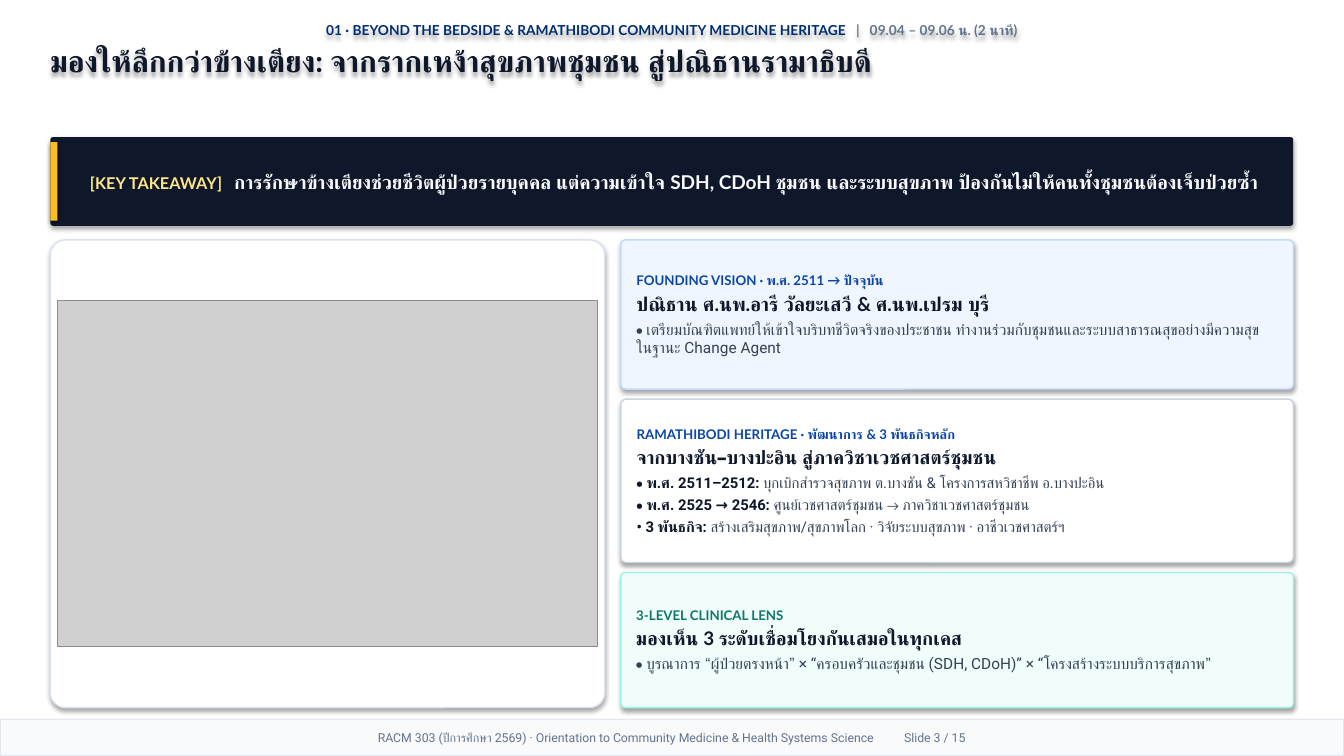
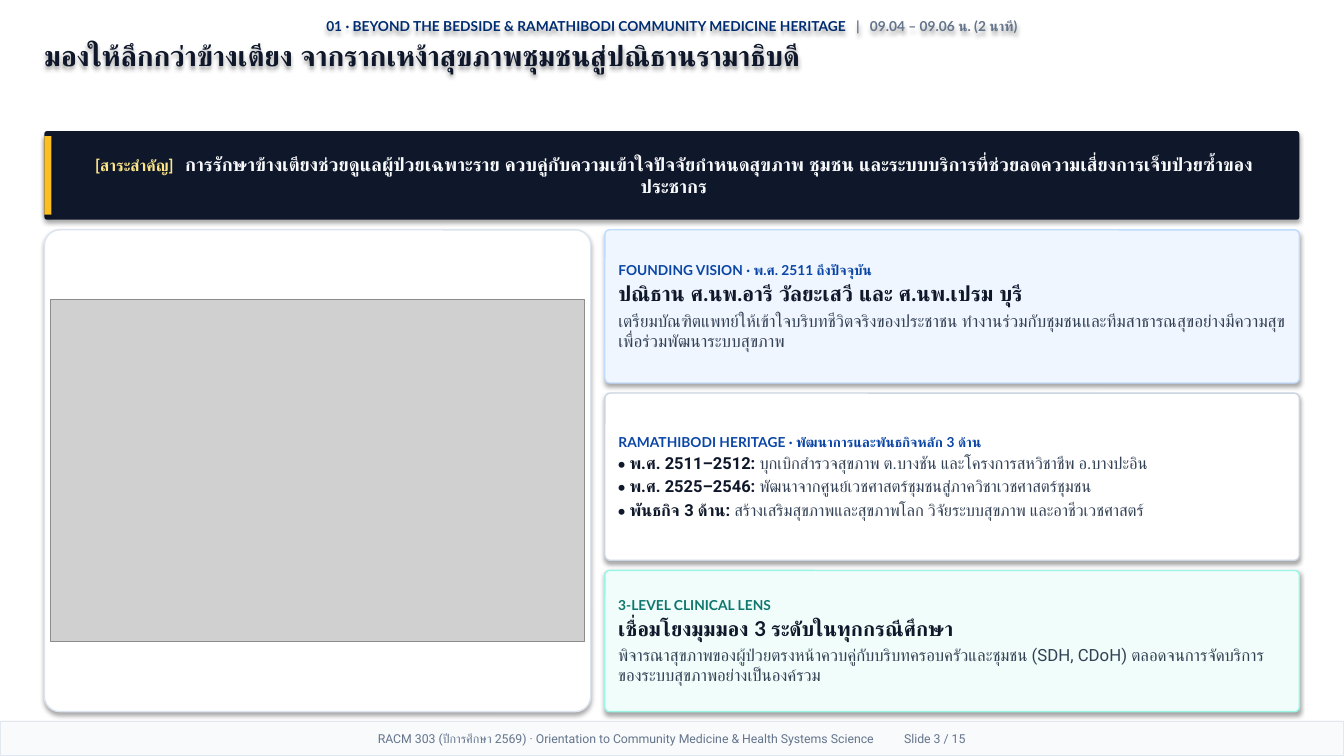
Before and after one commit to smartwoo/racm303-2569, a slide deck: slide 3 of exports/pptx/RACM303_2569_Orientation_Slides.pptx. Drawn at 1344x756 pixels with LibreOffice and Linux fonts; fonts in the diff are those of the drawing; grey boxes stand for pictures. Boxes give left, top, right and bottom in pixels: in the first picture for what was removed or moved away, otherwise in the second. Text is boxed around its words. In the diff, an @@ line names an element or a change of style, - is before the commit and + after.

```diff
--- a/exports/pptx/RACM303_2569_Orientation_Slides.pptx
+++ b/exports/pptx/RACM303_2569_Orientation_Slides.pptx
@@ text at <box>44,44,798,74</box>: text changed; size 21.5 to 20.2 pt @@
-มองให้ลึกกว่าข้างเตียง: จากรากเหง้าสุขภาพชุมชน สู่ปณิธานรามาธิบดี
+มองให้ลึกกว่าข้างเตียง จากรากเหง้าสุขภาพชุมชนสู่ปณิธานรามาธิบดี
@@ rectangle: place and size @@
-rectangle at <box>50,142,57,221</box>
+rectangle at <box>44,136,51,215</box>
@@ rounded rectangle "[สาระสำคัญ] การรักษาข้างเตียงช่วยดูแลผู้ป่วยเฉพาะราย ควบคู่ก ...": place and size @@
-rounded rectangle "[สาระสำคัญ] การรักษาข้างเตียงช่วยดูแลผู้ป่วยเฉพาะราย ควบคู่ก ..." at <box>50,137,1294,226</box>
+rounded rectangle "[สาระสำคัญ] การรักษาข้างเตียงช่วยดูแลผู้ป่วยเฉพาะราย ควบคู่ก ..." at <box>44,131,1300,220</box>
@@ text in rounded rectangle at <box>95,157,1252,177</box>: text changed; size 13.6 to 13.2 pt @@
-[KEY TAKEAWAY] การรักษาข้างเตียงช่วยชีวิตผู้ป่วยรายบุคคล แต่ความเข้าใจ SDH, CDoH ชุมชน และระบบสุขภาพ ป้องกันไม่ให้คนทั้งชุมชนต้องเจ็บป่วยซ้ำ
+[สาระสำคัญ] การรักษาข้างเตียงช่วยดูแลผู้ป่วยเฉพาะราย ควบคู่กับความเข้าใจปัจจัยกำหนดสุขภาพ ชุมชน และระบบบริการที่ช่วยลดความเสี่ยงการเจ็บป่วยซ้ำของประชากร
@@ rounded rectangle: place and size @@
-rounded rectangle at <box>50,240,605,708</box>
+rounded rectangle at <box>44,230,591,712</box>
@@ rounded rectangle "FOUNDING VISION · พ.ศ. 2511 ...": place and size @@
-rounded rectangle "FOUNDING VISION · พ.ศ. 2511 ..." at <box>621,240,1294,389</box>
+rounded rectangle "FOUNDING VISION · พ.ศ. 2511 ..." at <box>605,230,1300,383</box>
@@ text in rounded rectangle at <box>618,264,1285,352</box>: text changed; size 11 to 12.2 pt @@
-FOUNDING VISION · พ.ศ. 2511 → ปัจจุบัน
-ปณิธาน ศ.นพ.อารี วัลยะเสวี & ศ.นพ.เปรม บุรี
-• เตรียมบัณฑิตแพทย์ให้เข้าใจบริบทชีวิตจริงของประชาชน ทำงานร่วมกับชุมชนและระบบสาธารณสุขอย่างมีความสุข ในฐานะ Change Agent
+FOUNDING VISION · พ.ศ. 2511 ถึงปัจจุบัน
+ปณิธาน ศ.นพ.อารี วัลยะเสวี และ ศ.นพ.เปรม บุรี
+เตรียมบัณฑิตแพทย์ให้เข้าใจบริบทชีวิตจริงของประชาชน ทำงานร่วมกับชุมชนและทีมสาธารณสุขอย่างมีความสุขเพื่อร่วมพัฒนาระบบสุขภาพ
@@ picture: place and size @@
-picture at <box>57,300,598,646</box>
+picture at <box>50,299,585,641</box>
@@ rounded rectangle "RAMATHIBODI HERITAGE · พัฒนาการและพันธกิจหลัก 3 ...": place and size @@
-rounded rectangle "RAMATHIBODI HERITAGE · พัฒนาการและพันธกิจหลัก 3 ..." at <box>621,399,1294,563</box>
+rounded rectangle "RAMATHIBODI HERITAGE · พัฒนาการและพันธกิจหลัก 3 ..." at <box>605,393,1300,561</box>
@@ text in rounded rectangle at <box>618,436,1148,521</box>: text changed; size 10.6 to 11.8 pt @@
-RAMATHIBODI HERITAGE · พัฒนาการ & 3 พันธกิจหลัก
-จากบางชัน–บางปะอิน สู่ภาควิชาเวชศาสตร์ชุมชน
-• พ.ศ. 2511–2512: บุกเบิกสำรวจสุขภาพ ต.บางชัน & โครงการสหวิชาชีพ อ.บางปะอิน
-• พ.ศ. 2525 → 2546: ศูนย์เวชศาสตร์ชุมชน → ภาควิชาเวชศาสตร์ชุมชน
-• 3 พันธกิจ: สร้างเสริมสุขภาพ/สุขภาพโลก · วิจัยระบบสุขภาพ · อาชีวเวชศาสตร์ฯ
+RAMATHIBODI HERITAGE · พัฒนาการและพันธกิจหลัก 3 ด้าน
+• พ.ศ. 2511–2512: บุกเบิกสำรวจสุขภาพ ต.บางชัน และโครงการสหวิชาชีพ อ.บางปะอิน
+• พ.ศ. 2525–2546: พัฒนาจากศูนย์เวชศาสตร์ชุมชนสู่ภาควิชาเวชศาสตร์ชุมชน
+• พันธกิจ 3 ด้าน: สร้างเสริมสุขภาพและสุขภาพโลก วิจัยระบบสุขภาพ และอาชีวเวชศาสตร์
@@ rounded rectangle "3-LEVEL CLINICAL LENS": place and size @@
-rounded rectangle "3-LEVEL CLINICAL LENS" at <box>621,573,1294,708</box>
+rounded rectangle "3-LEVEL CLINICAL LENS" at <box>605,571,1300,712</box>
@@ text in rounded rectangle at <box>618,620,1264,686</box>: text changed; size 11 to 12 pt @@
-มองเห็น 3 ระดับเชื่อมโยงกันเสมอในทุกเคส
-• บูรณาการ “ผู้ป่วยตรงหน้า” × “ครอบครัวและชุมชน (SDH, CDoH)” × “โครงสร้างระบบบริการสุขภาพ”
+เชื่อมโยงมุมมอง 3 ระดับในทุกกรณีศึกษา
+พิจารณาสุขภาพของผู้ป่วยตรงหน้าควบคู่กับบริบทครอบครัวและชุมชน (SDH, CDoH) ตลอดจนการจัดบริการของระบบสุขภาพอย่างเป็นองค์รวม
@@ text in rounded rectangle at <box>618,600,771,610</box>: size 9.5 to 9.8 pt in "3-LEVEL CLINICAL LENS" @@
```
Also in this commit, not shown: 13 other slides changed, 1 slide added, 1 slide removed, 5 other files.
